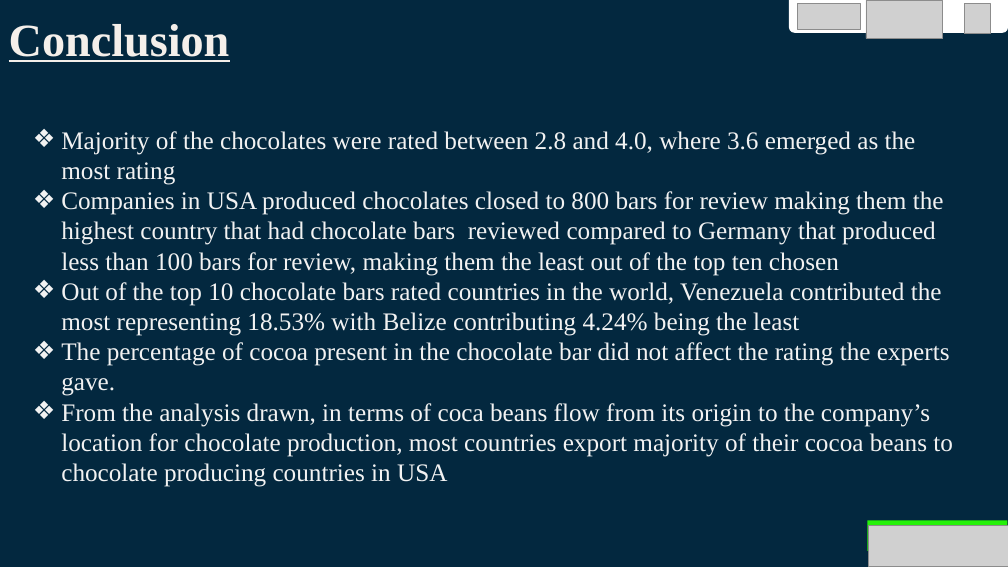
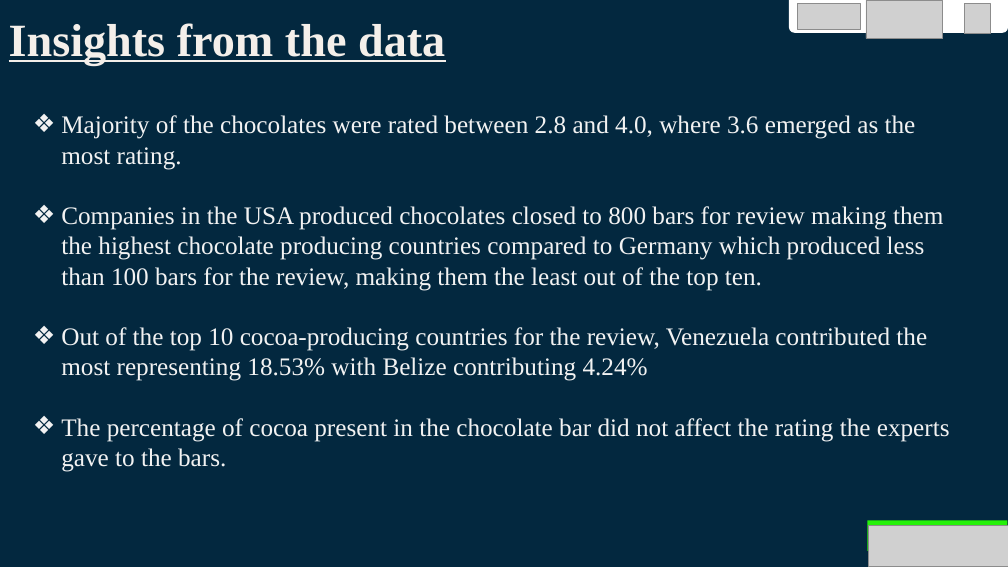
Before and after one commit to Daksam/Group-1-EDA-project, a slide deck: slide 15 of Group 1 EDA Project DIGICAP.pptx. Drawn at 1008x567 pixels with LibreOffice and Linux fonts; fonts in the diff are those of the drawing; grey boxes stand for pictures. Boxes give left, top, right and bottom in pixels: in the first picture for what was removed or moved away, otherwise in the second. Text is boxed around its words. In the diff, an @@ line names an element or a change of style, - is before the commit and + after.

```diff
--- a/Group 1 EDA Project DIGICAP.pptx
+++ b/Group 1 EDA Project DIGICAP.pptx
@@ title at (9,23,445,65): text changed @@
-Conclusion
+Insights from the data
@@ subtitle at (61,115,950,472): text changed @@
-❖ Majority of the chocolates were rated between 2.8 and 4.0, where 3.6 emerged as the most rating
-❖ Companies in USA produced chocolates closed to 800 bars for review making them the highest country that had chocolate bars reviewed compared to Germany that produced less than 100 bars for review, making them the least out of the top ten chosen
-❖ Out of the top 10 chocolate bars rated countries in the world, Venezuela contributed the most representing 18.53% with Belize contributing 4.24% being the least
-❖ The percentage of cocoa present in the chocolate bar did not affect the rating the experts gave.
-❖ From the analysis drawn, in terms of coca beans flow from its origin to the company’s location for chocolate production, most countries export majority of their cocoa beans to chocolate producing countries in USA
+❖ Majority of the chocolates were rated between 2.8 and 4.0, where 3.6 emerged as the most rating.
+❖ Companies in the USA produced chocolates closed to 800 bars for review making them the highest chocolate producing countries compared to Germany which produced less than 100 bars for the review, making them the least out of the top ten.
+❖ Out of the top 10 cocoa-producing countries for the review, Venezuela contributed the most representing 18.53% with Belize contributing 4.24%
+❖ The percentage of cocoa present in the chocolate bar did not affect the rating the experts gave to the bars.
```
Also in this commit, not shown: 9 other slides changed, 1 slide added.
